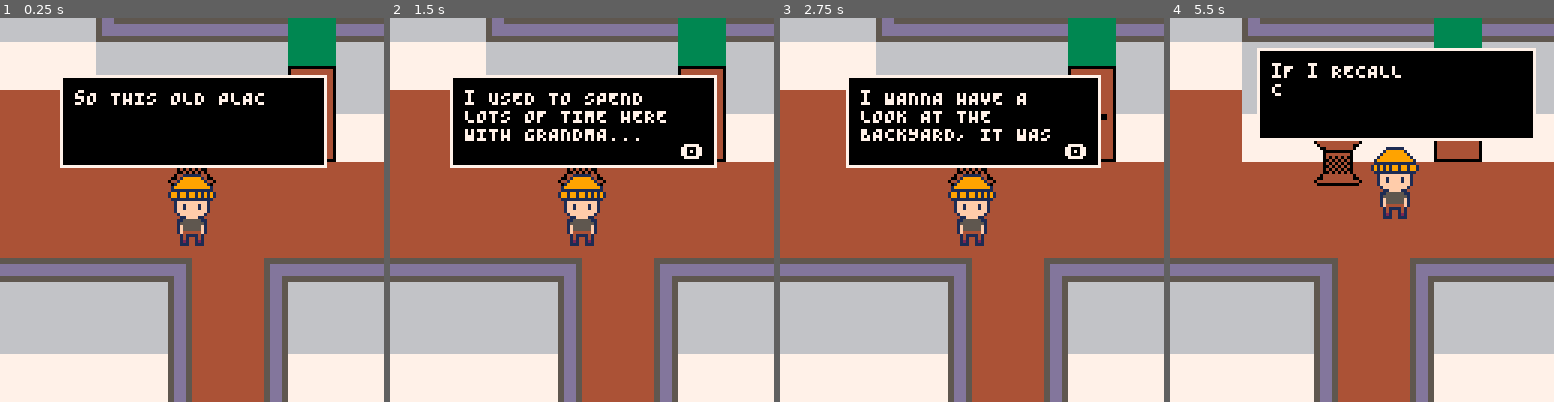
Above: before the commit, frames 1-4 (left to right).
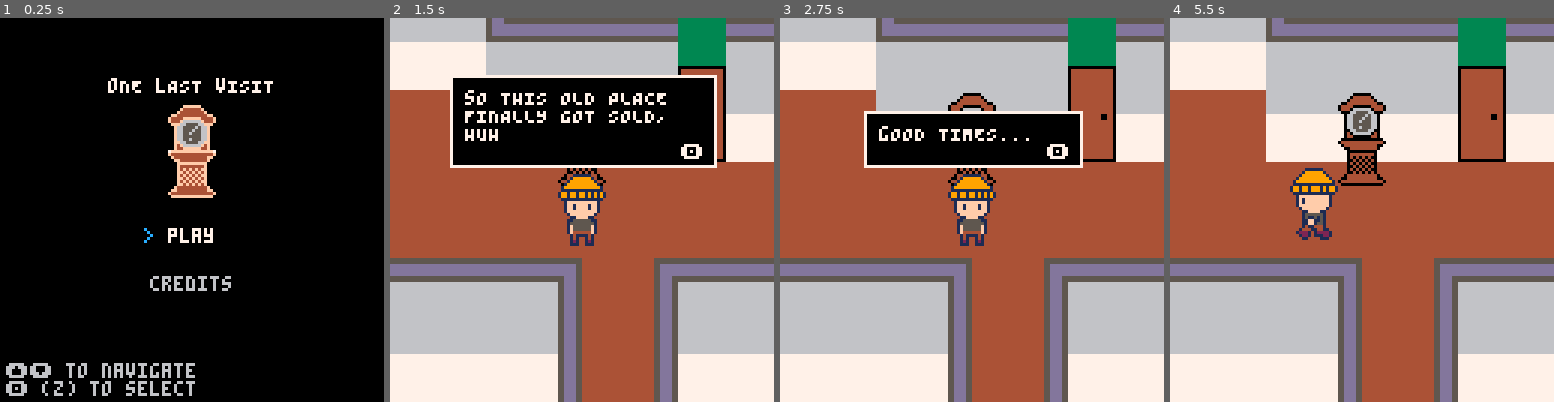
Above: after the commit, the same moments.

Repository: PaoloPortugal/one-last-visit
Game: PICO-8 cartridge mini-jam.p8
Same seed, same stepped clock (60 frames per second), same inputs: the game is played once before the commit and once after it.
Inputs:
- Up to frame 1 (0.25 s): no input
- Up to frame 2 (1.5 s): tap X (X key) at 0.33, 1.07 s; tap O (Z key) at 0.7 s
- Up to frame 3 (2.75 s): hold Right 1.6-2.1 s; tap O (Z key) at 1.7, 2.1, 2.5 s; tap X (X key) at 1.85 s; hold Up 2.15-2.42 s; hold Right from 2.47 s (still down)
- Up to frame 4 (5.5 s): tap O (Z key) every 0.4 s from 2.9 to 5.3 s; tap X (X key) at 2.97, 4.08, 5.2 s; release Right at 3.03 s; hold Left 3.08-3.58 s; hold Down 3.63-3.97 s; hold Right 4.02-4.68 s; hold Up 4.73-5.03 s; hold Left from 5.08 s (still down)

The runs differ from the first frame. In frame 1, 87% of the frame differs, in the area x 0-100%, y 0-100%; in frame 2, 1.8%; in frame 3, 9.0%; in frame 4, 33%.

Commit message:
Game is almost fully done

Diff:
--- a/entities.lua
+++ b/entities.lua
@@ -107,7 +107,17 @@
 
         -- call once per frame
         update=function(self)
-            self.timeshift=self.x>60*8
+            if not self.timeshift then
+                if self.x>60*8 then
+                    self.timeshift=true
+                    music(1)
+                end
+            else
+                if self.x<60*8 then
+                    self.timeshift=false
+                    music(2)
+                end
+            end
             self:check_objects(objects)
             if not dialogue.active and not self.safecracking then
                 self:input()
@@ -126,7 +136,7 @@
                     self.can_win=true
                     for x=24,26 do
                         for y=25,30 do
-                            mset(x,y,173)
+                            mset(x,y,79)
                         end
                     end
                 end
--- a/mini-jam.p8
+++ b/mini-jam.p8
@@ -1,7 +1,7 @@
 pico-8 cartridge // http://www.pico-8.com
 version 43
 __lua__
--- mINI jAM gAME
+-- oNE lAST vISIT
 -- bY: "MOOFYS", "eLHOMBRELLAVE", "mAKU"
 
 -->8
@@ -13,51 +13,21 @@
 
 function _init()
 -- runs once at the start
-    spawn_player()
-    spawn_objects()
-    init_fade_vars()
-    spawn_dialogue(player.x,player.y-16,{"So this old place finally got sold, huh","I used to spend lots of time here with grandma... Good times...", "I wanna have a look at the backyard, it was always so peaceful there", "Huh, isn't the time on that clock wrong?"})
+    enter_menu()
 end
 
 function _update60()
 -- runs at 60fps
-    player:update()
-    update_objects()
-    update_fade()
-    cam:update()
-    update_dialogue()
+    if state=="playing" then update_game()
+    elseif state=="menu" then update_menu()
+    elseif state=="win" then update_win() end
 end
 
 function _draw()
 -- runs at 60fps
-    cls(0)
-
-    camera(cam:cam_pos())
-
-    draw_fade()
-
-    draw_base_map(player.timeshift)
-
-    for obj in all(objects) do
-        pal(15,0)
-        obj:draw()
-        pal()
-    end
-
-    player:draw()
-
-    draw_fade()
-
-    draw_map_over(player.timeshift)
-
-    player:draw_exclamation()
-
-    draw_dialogue()
-
-    camera(0,0)
-
-    player:draw_hud()
-
+    if state=="playing" then draw_game()
+    elseif state=="menu" then draw_menu()
+    elseif state=="win" then draw_win() end
 end
 
 function spawn_player()
@@ -105,7 +75,8 @@
         wall_marks,
         past_bedroom_door,
         present_backyard_door,past_backyard_door,
-        present_flower_patch,past_flower_patch
+        present_flower_patch,past_flower_patch,
+        photo
     }
 end
 
@@ -123,8 +94,206 @@
     end
 end
 
+function start_game()
+    spawn_player()
+    spawn_objects()
+    init_fade_vars()
+    spawn_dialogue(player.x,player.y-16,{"So this old place finally got sold, huh","I used to spend lots of time here with grandma... Good times...", "I wanna have a look at the backyard, it was always so peaceful there", "Huh, isn't the time on that clock wrong?"})
+    music(2)
+    state="playing"
+end
+
+function update_game()
+    player:update()
+    update_objects()
+    update_fade()
+    cam:update()
+    update_dialogue()
+end
+
+function draw_game()
+    cls(0)
+
+    camera(cam:cam_pos())
+
+    draw_fade()
+
+    draw_base_map(player.timeshift)
+
+    for obj in all(objects) do
+        pal(15,0)
+        obj:draw()
+        pal()
+    end
+
+    player:draw()
+
+    draw_fade()
+
+    draw_map_over(player.timeshift)
+
+    player:draw_exclamation()
+
+    draw_dialogue()
+
+    camera(0,0)
+
+    player:draw_hud()
+end
+
 function win()
-    stop()
+    state="win"
+    music(4)
+end
+
+function enter_menu()
+    state="menu"
+    music(3)
+end
+
+-- menu and win system by claude
+
+function update_win()
+    -- go back to menu
+    if btnp(❎) then
+        enter_menu()
+    end
+end
+
+function draw_win()
+    cls(0)
+
+    -- draw "thanks for playing!" at top middle
+    local title="tHANKS FOR PLAYING!"
+    local title_w=#title*4
+    print(title,64-title_w/2,20,7)
+
+    -- draw "game by:" label
+    local label="gAME BY:"
+    local label_w=#label*4
+    print(label,64-label_w/2,40,6)
+
+    -- draw credits text centered, starting lower than credits screen
+    local credits={
+        "pAOLO 'MOOFYS' pORTUGAL",
+        "aGUSTIN 'eLHOMBRELLAVE' cABRAL",
+        "mANUEL 'mAKU' kARADJIAN",
+    }
+
+    local start_y=52  -- moved down a bit more to make room for label
+    local line_spacing=8
+
+    for i=1,#credits do
+        local line=credits[i]
+        local line_w=#line*4
+        local y=start_y+(i-1)*line_spacing
+        print(line,64-line_w/2,y,7)
+    end
+
+    -- draw back instruction at bottom left
+    print("❎ to go to main menu",2,115,6)
+end
+
+menu={
+    state="main", -- "main" or "credits"
+    selected=1, -- which button is selected (1=play, 2=credits)
+    buttons={"play","credits"}
+}
+function update_menu()
+    if menu.state=="main" then
+        -- navigate menu
+        if btnp(⬆️) then
+            menu.selected=max(1,menu.selected-1)
+        elseif btnp(⬇️) then
+            menu.selected=min(2,menu.selected+1)
+        elseif btnp(🅾️) then
+            if menu.selected==1 then
+                start_game()
+            elseif menu.selected==2 then
+                menu.state="credits"
+            end
+        end
+    elseif menu.state=="credits" then
+        -- go back from credits
+        if btnp(❎) then
+            menu.state="main"
+        end
+    end
+end
+
+function draw_menu()
+    cls(0)
+
+    if menu.state=="main" then
+        -- draw title at top middle
+        local title="oNE lAST vISIT"
+        local title_w=#title*4
+        print(title,64-title_w/2,20,7)
+
+        -- draw sprites under the title
+        local sprite_block_w = 16  -- 2 sprites wide
+        local sprite_x = 64 - sprite_block_w/2
+        local sprite_y = 28  -- below the title
+
+        spr(194,sprite_x,sprite_y)
+        spr(195,sprite_x+8,sprite_y)
+        spr(210,sprite_x,sprite_y+8)
+        spr(211,sprite_x+8,sprite_y+8)
+        spr(226,sprite_x,sprite_y+16)
+        spr(227,sprite_x+8,sprite_y+16)
+        spr(242,sprite_x,sprite_y+24)
+        spr(243,sprite_x+8,sprite_y+24)
+
+
+        -- draw buttons in lower middle (moved up from 80 to 70)
+        local button_y=70
+        local button_spacing=16
+
+        for i=1,#menu.buttons do
+            local btn_text=menu.buttons[i]
+            local btn_w=#btn_text*4
+            local y=button_y+(i-1)*button_spacing
+
+            -- draw selection indicator
+            if i==menu.selected then
+                print(">",64-btn_w/2-8,y,12)
+            end
+
+            -- draw button text
+            local color=i==menu.selected and 7 or 6
+            print(btn_text,64-btn_w/2,y,color)
+        end
+
+        -- draw instructions at bottom left (moved up from 120 to 115)
+        print("⬆️⬇️ to navigate",2,115,6)
+        print("🅾️ (z) to select",2,121,6)
+
+    elseif menu.state=="credits" then
+        -- draw "game by:" label
+        local label="gAME BY:"
+        local label_w=#label*4
+        print(label,64-label_w/2,20,6)
+
+        -- draw credits text centered, starting from top middle
+        local credits={
+            "pAOLO 'MOOFYS' pORTUGAL",
+            "aGUSTIN 'eLHOMBRELLAVE' cABRAL",
+            "mANUEL 'mAKU' kARADJIAN",
+        }
+
+        local start_y=32  -- moved down slightly to make room for label
+        local line_spacing=8
+
+        for i=1,#credits do
+            local line=credits[i]
+            local line_w=#line*4
+            local y=start_y+(i-1)*line_spacing
+            print(line,64-line_w/2,y,7)
+        end
+
+        -- draw back instruction at bottom left (moved up from 120 to 115)
+        print("❎ to go back",2,115,6)
+    end
 end
 
 
@@ -257,25 +426,25 @@
 
 
 __gff__
-0000000000000000000000000000000181000000000000000000000000000001000000000000000000000000000000020000000000000000030101020103030300000000000101000101010101010101010101010101010101010101010101010101010000000101010101010100000001010100000001010101010101020202
-0101010101010101010101010001010101010101010101010101010100010101000000000000000000000000000101010000010101000000000000000001010001010101010101010101010101010101010100000001010101010101010101010101000000010101010101000000010101010000000101010100000000000101
+0000000000000000000000000000000181000000000000000000000000000001000000000000000000000000000000020000000000000000030101020103030300000000000101000101010101010100010101010101010101010101010101010101010000000101010101010100000001010100000001010101010101020202
+0101010101010101010101010001010101010101010101010101010100010101000000000000000000000000000101010000010101000000000000000001010001010101000101010101010101010101010101010001010101010101010101010101010100010101010101010100010101010101000101010101010101000101
 __map__
 000000003a3b3b3b3b3b3b3b3b3b3b3b3c0000000000000000000000000000000000000000000000000000000000000000000000000000000000000000000000003a3b3b3b3b3b3b3b3b3b3b3b3c0000000000000000000000000000000000000000000000000000000000000000000000000000000000000000000000000000
 00000000391f1f1f1f1f1f1f1f1f1f1f39000000000000000000000000000000000000000000000000000000000000000000000000000000000000000000000000391f1f1f1f1f1f1f1f1f1f1f390000000000000000000000000000000000000000000000000000000000000000000000000000000000000000000000000000
 00000000391f1f1f1f1f1f1f1f1f1f1f39000000000000000000000000000000000000000000000000000000000000000000000000000000000000000000000000391f1f1f1f1f1f1f1f1f1f1f390000000000000000000000000000000000000000000000000000000000000000000000000000000000000000000000000000
 00000000391f1f1f1f1f1f1f1f1f1f1f39000000000000000000000000000000000000000000000000000000000000000000000000000000000000000000000000391f1f1f1f1f1f1f1f1f1f1f390000000000000000000000000000000000000000000000000000000000000000000000000000000000000000000000000000
 0000000039464646464646464646464639000000000000000000000000000000000000000000000000000000000000000000000000000000000000000000000000394646464646464646464646390000000000000000000000000000000000000000000000000000000000000000000000000000000000000000000000000000
-0000000039464646464646464646464639000000000000000000000000000000000000000000000000000000000000000000000000000000000000000000000000398c8d4a4b4c8e8f46606162390000000000000000000000000000000000000000000000000000000000000000000000000000000000000000000000000000
-0000000039444444444444444444444439101010101010101010101010101010101010101010101010100000000000000000000000000000000000000000000000399c9d5a5b5c9e9f44707172391010101010101010101010101010101010101010101010101000000000000000000000000000000000000000000000000000
-00000000394444444444444444444444394747474747474747474747474747474747474747474747471000000000000000000000000000000000000000000000003944446a6b6c444444444444394747474747474747474747474747474747474747474747471000000000000000000000000000000000000000000000000000
-00000000394444444444444444444444394747478485868747474747474747474747474747474747471000000000000000000000000000000000000000000000003944447a7b7c444444444444394747478081828347474747474747474747474747474747471000000000000000000000000000000000000000000000000000
-0000000039444444444444444444444439474747949596974747474747474747474747474747474747100000000000000000000000000000000000000000000000394444444444444444444444394747479091929347474747474747474747474747474747471000000000000000000000000000000000000000000000000000
+0000000039464646464646464646464639adaeadaeadaeadaeadaeadaeadaeadaeadaeadaeadaeadae000000000000000000000000000000000000000000000000398c8d4a4b4c8e8f4660616239adaeadaeadaeadaeadaeadaeadaeadaeadaeadaeadaeadae0000000000000000000000000000000000000000000000000000
+0000000039444444444444444444444439bdbebdbebdbebdbebdbebdbebdbebdbebdbebdbebdbebdbeebec00000000000000000000000000000000000000000000399c9d5a5b5c9e9f4470717239bdbebdbebdbebdbebdbebdbebdbebdbebdbebdbebdbebdbeebec000000000000000000000000000000000000000000000000
+0000000039444444444444444444444439474747474747474747474747474747474747474747474747fbfc000000000000000000000000000000000000000000003944446a6b6c44444444444439474747474747474747474747474747474747474747474747fbfc000000000000000000000000000000000000000000000000
+0000000039444444444444444444444439474747848586874747474747474747474747474747474747ebec000000000000000000000000000000000000000000003944447a7b7c44444444444439474747808182834747474747474747474747474747474747ebec000000000000000000000000000000000000000000000000
+0000000039444444444444444444444439474747949596974747474747474747474747474747474747fbfc0000000000000000000000000000000000000000000039444444444444444444444439474747909192934747474747474747474747474747474747fbfc000000000000000000000000000000000000000000000000
 00000000394444444444444444444444394747474747474747474747474747444444477e3b3b3b3b3b3b3b3b3b3b3b3b3b3b3b3b3b3c0000000000000000000000394444444444444444444444394747474747474747474747474747444444473a3b3b3b3b3b3b3b3b3b3b3b3b3b3b3b3b3b3c00000000000000000000000000
 000000003d3b3b3b3b3b3b3b3c44443a3e4747474747474747474747474747444444477d2f2f2f2f2f1f54542f2f2f2f2f2f2f2f2f3900000000000000000000003d3b3b3b3b3b3b3b3c44443a3e474747474747474747474747474744444447392f2f2f2f2f1f1f1f2f2f2f2f2f2f2f2f2f3900000000000000000000000000
 3a3b3b3b0f3b3b3b3b3b3b3b3e44443d0f3b3b3b7f47474747474747474747444444477d2f2f2f2f2f1f54542f2f2f2f2f2f2f2f2f39000000000000003a3b3b3b0f3b3b3b3b3b3b3b3e44443d0f3b3b3b7f4747474747474747474744444447392f2f2f2f2f1f1f1f2f2f2f2f2f2f2f2f2f3900000000000000000000000000
 391f1f1f1f1f1f1f1f1f1f1f1f44441f1f2f2f2f7d4747474747474747474744444447391f1f1f1f1f1f54541f1f1f1f1f1f1f1f1f3900000000000000391f1f1f1f1f1f1f1f1f1f1f1f44441f1f2f2f2f7d4747474747474747474744444447391f48491f1f1f1f1f1f1f1f1f1f1f1f1f1f3900000000000000000000000000
 391f2f2f2f2f2f2f2f2f2f2f1f44441f1f2f2f2f7d474747474747474747474747474739464646464646545446464646c9ca4646463900000000000000391f2f2f2f2f2f2f2f2f2f2f1fcecf1f1f2f2f2f7d474747474747474747474747474739465859464646464646464646c9ca4646463900000000000000000000000000
-391f1f1f1f1f1f1f1f1f1f1f1f44441f1f1f1f1f3d3b3b3b3b3b3b3b47473b3b3b3b3b3e46464646464654544646c7c8d9dae7e8463900000000000000391f1f1f1f1f1f1f1fc3c41f1fdedf1f1f1f1f1f3d3b3b3b3b3b3b3b47473b3b3b3b3b3e46686946464646464646c7c8d9dae7e8463900000000000000000000000000
+391f1f1f1f1f1f1f1f1f1f1f1f44441f1f1f1f1f3d3b3b3b3b3b3b3b47473b3b3b3b3b3e46464646464654544646c7c8d9dae7e8463900000000000000391f1f1f1f1f1f1f1ff9fa1f1fdedf1f1f1f1f1f3d3b3b3b3b3b3b3b47473b3b3b3b3b3e46686946464646464646c7c8d9dae7e8463900000000000000000000000000
 39464646464646464646464646444446464646461f2f2f2f2f2f2f2f47472f2f2f2f2f1f44444444444444444444d7d8e9eaf7f8443900000000000000394646464646464646d5d64646eeef46464646461f2f2f2f2f2f2f2f47472f2f2f2f2f1f44787944444444444444d7d8e9eaf7f8443900000000000000000000000000
 39464646464646464646464646444446464646461f2f2f2f2f2f2f2fcecf2f2f2f2f2f1f44444444444444444444444444444444443900000000000000394646cbcccd464646e5e64646feff46464646461f2f2f2f2f2f2f2fcecf2f2f2f2f2f1f44444444444444444444444444444444443900000000000000000000000000
 39444444444444444444444444444444444444441f1f1fc0c11f1f1fdedf1f1f1f1f1f1f44444444444444444444444444444444443900000000000000394444dbdcdd444444f5f64444444444444444441f1f1fc0c11f1f1fdedf1f1f1f1f1f1f44444444444444444444444444444444443900000000000000000000000000
@@ -291,31 +460,31 @@
 1f2f2f2f2f2f2f2f2f2f2f2f2f2f2f2f2f2f2f2f2f2f2f39444444392f2f2f2f2f2f2f2f2f2f2f2f2f2f2f2f2f2f2f2f2f2f2f2f2f1f000000000000001f2f2f2f2f2f2f2f2f2f2f2f2f2f2f2f2f2f2f2f2f2f2f39444444392f2f2f2f2f2f2f2f2f2f2f2f2f2f2f2f2f2f2f2f2f2f2f2f2f1f00000000000000000000000000
 4646464646464646464646464646464646464646464646394444443946464646464646464646464646464646464646464646464646460000000000000046464646464646464646464646464646464646464646463944444439464646464646464646464646464646464646464646464646464600000000000000000000000000
 4646464646464646464646464646464646464646464646394444443946464646464646464646464646464646464646464646464646460000000000000046464646464646464646464646464646464646464646463944444439464646464646464646464646464646464646464646464646464600000000000000000000000000
-0000000000000000000000000000000000000000000000394444443900000000000000000000000000000000000000000000000000000000000000000000000000000000000000000000000000000000000000003910101039000000000000000000000000000000000000000000000000000000000000000000000000000000
-…(27 lines of a section not shown)…
+0000000000000000000000000000000000000000000000395f5f5f390000000000000000000000000000000000000000000000000000000000000000000000000000000000000000000000000000000000000000395f5f5f39000000000000000000000000000000000000000000000000000000000000000000000000000000
+…(27 lines of a section not shown)…
Not shown, changed: 64 lines of the sprite sheet (__gfx__) section of mini-jam.p8
